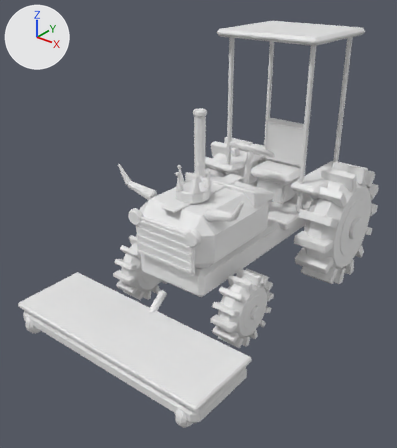
Renders of the FBX model art/tools/out/tractor.fbx from each side of a commit.
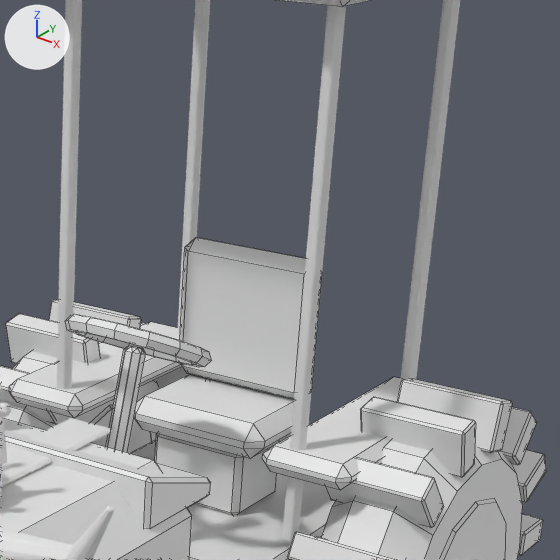
Old and new are each drawn whole from a camera (50 mm lens) standing at (8.29, -13.72, 9.03) and looking at (-0.23, -3.08, 2.42) and again close up on the part from 53% to 96% of the width and 10% to 49% of the height. Lighting does not change. The marker at upper left points along +X, +Y and +Z. The first two pictures are the older version. The close-ups show mesh edges as thin lines.

The scene before the commit, as lines of its bpy script (objects in view):
```python
me_dark = bpy.data.meshes.new('Dark')
me_dark.from_pydata(...)  # 264 vertices, 280 faces; spans x -3.0..3.0, y -7.2..1.7, z 0.2..5.35
me_rubber_spin3 = bpy.data.meshes.new('Rubber#Spin3')
me_rubber_spin3.from_pydata(...)  # 400 vertices, 414 faces; spans x 1.54..2.56, y -0.84..2.84, z -0.22..3.42
me_seat = bpy.data.meshes.new('Seat')
me_seat.from_pydata(...)  # 48 vertices, 52 faces; spans x -0.75..0.75, y 0.05..1.16, z 2.73..4.47
ob_dark = bpy.data.objects.new('Dark', me_dark)
ob_dark.location = (0.0, 0.0, 0.0)
ob_rubber_spin3 = bpy.data.objects.new('Rubber#Spin3', me_rubber_spin3)
ob_rubber_spin3.location = (0.0, 0.0, 0.0)
ob_seat = bpy.data.objects.new('Seat', me_seat)
ob_seat.location = (0.0, 0.0, 0.0)
# also in view: 'Accent2' at (0.0, -4.41, 2.09); 'Teeth.Horns' at (0.0, -4.12, 3.68); 'SteeringWheel' at (0.0, -0.92, 4.05); 'Accent2#Spin3' at (2.05, 1.0, 1.6); 'Accent' at (0.0, -1.25, 2.71)
```
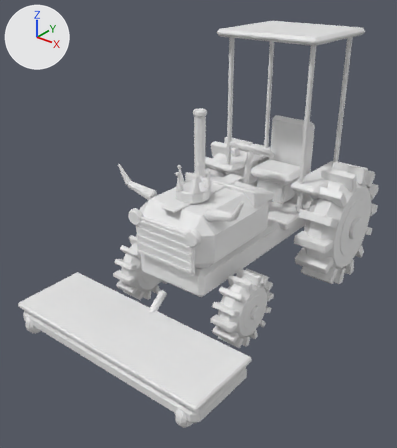
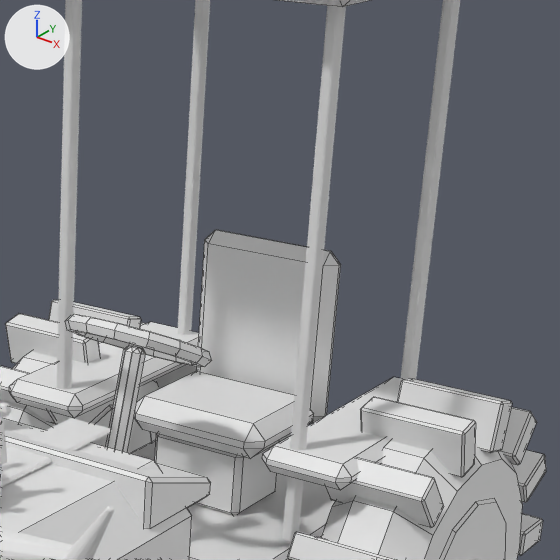
Boxes (x1, y1, x2, y2) around the edits, measured in the close-ups (560 x 560 px; the box of a moved part takes in the faces that stretch with it):
'Seat', reshaped (10% wider): before (134, 237, 322, 459); after (134, 230, 341, 459)
part 1 of me_seat, moved or reshaped: before (146, 375, 294, 457); after (146, 372, 314, 457)
part 2 of me_seat, moved or reshaped: before (180, 248, 188, 365); after (197, 240, 208, 372)
part 3 of me_seat, moved or reshaped: before (182, 251, 322, 400); after (200, 244, 341, 424)
part 4 of me_seat, moved or reshaped: before (185, 237, 306, 274); after (205, 230, 340, 266)

Edits to the bpy script that builds the scene:
```text
Change me_seat:
    used by ob_seat; location = (0.0, 0.0, 0.0)
    remove me_seat.from_pydata(...)  # 48 vertices, 52 faces; spans x -0.75..0.75, y 0.05..1.16, z 2.73..4.47
    add me_seat.from_pydata(...)  # 48 vertices, 52 faces; spans x -0.75..0.75, y 0.05..1.52, z 2.72..4.47
    me_seat part 1: 12 of the vertices in x -0.75..0.75, y 1.01..1.15, z 2.73..3.08 are moved by (0.0, 0.12, 0.0)
    me_seat part 2: all 6 vertices in x -0.75..-0.64, y 0.91..1.16, z 3.08..3.19 are moved by (0.0, 0.37, -0.35)
    me_seat part 3: all 6 vertices in x 0.64..0.75, y 0.9..1.15, z 3.08..3.19 are moved by (0.0, 0.37, -0.35)
    me_seat part 4: all 12 vertices in x -0.75..0.75, y 0.9..1.16, z 4.36..4.47 are moved by (0.0, 0.37, 0.0)
```
